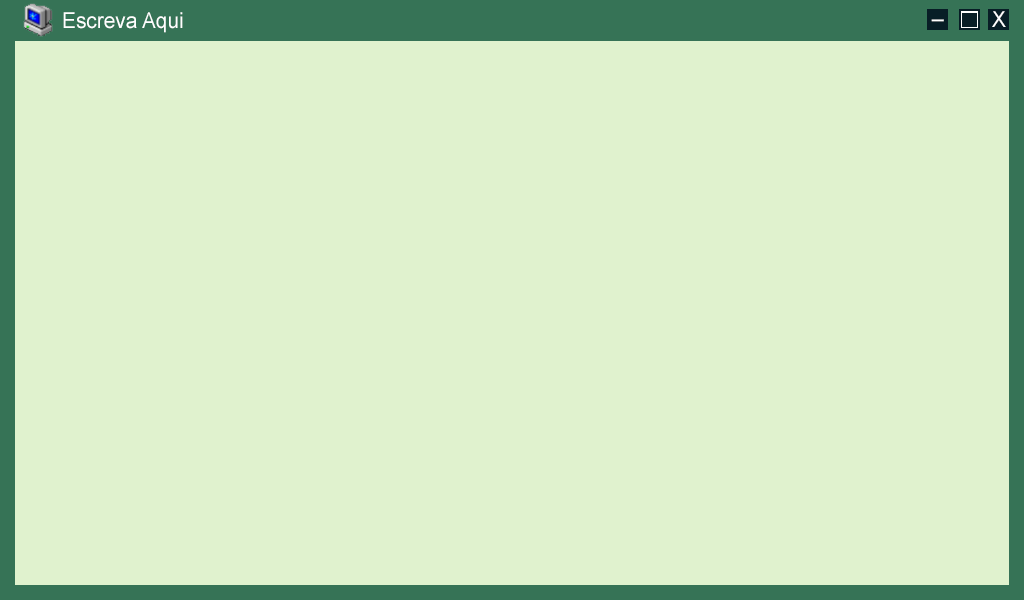
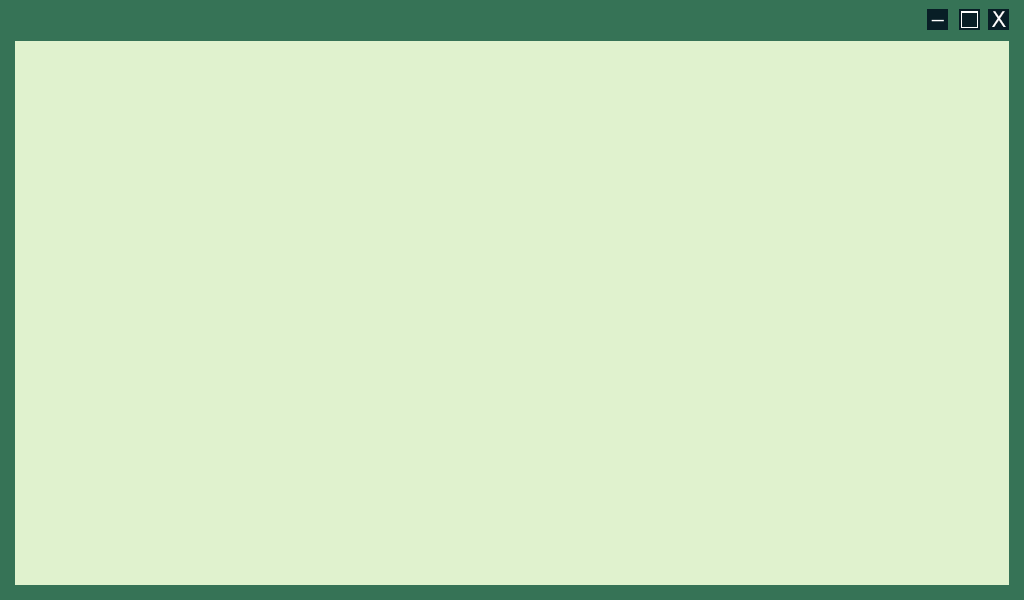
Layer changes from the first (1024, 600) image to the second:
painted on "__" over [931, 19, 944, 22]
removed layer "Escreva Aqui" over [63, 12, 183, 33]
removed layer "icone" over [23, 3, 53, 37]
